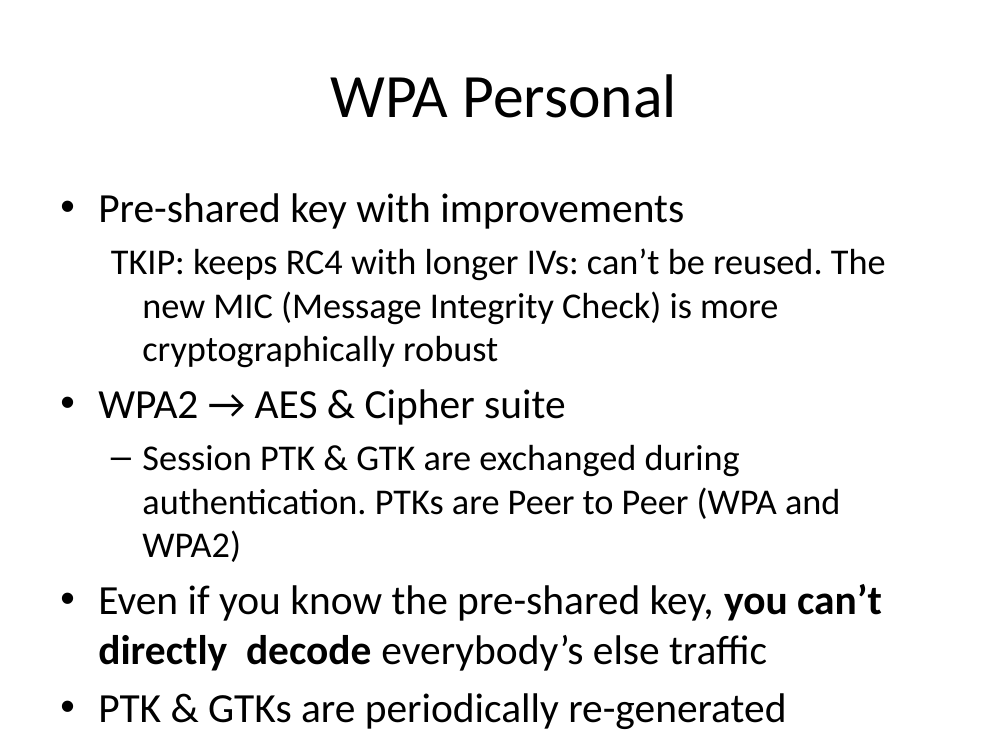
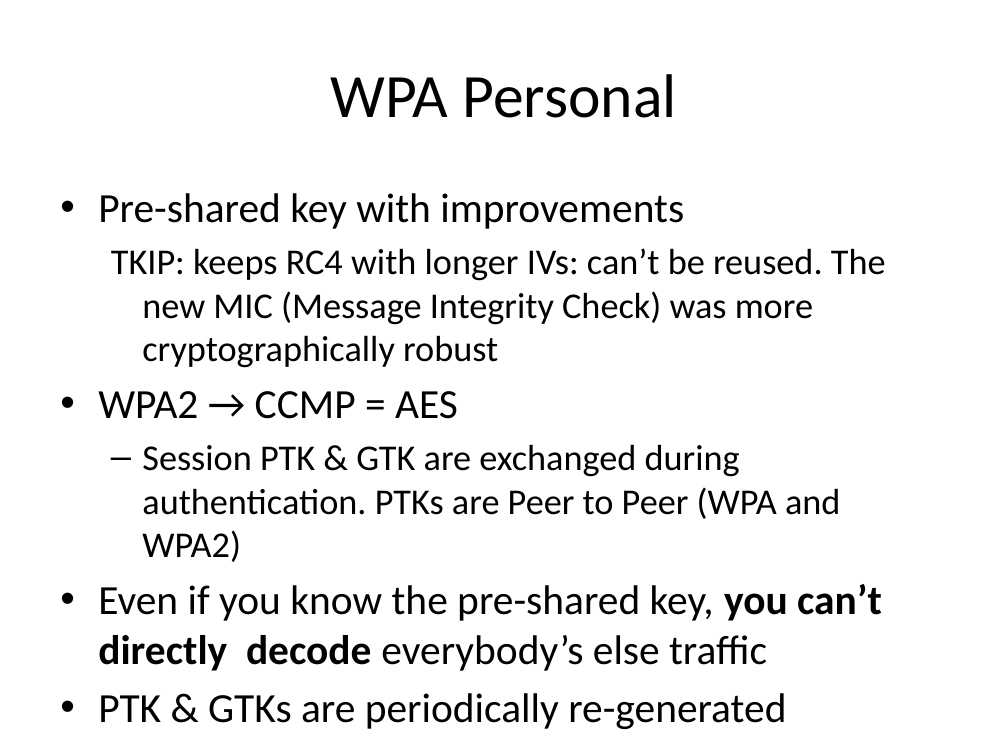
Before and after one commit to DeMaCS-UNICAL/NetworkSecurity, a slide deck: slide 48 of slides/LAYER2-ISSUES.pptx (slide 47 before the commit). Drawn at 1008x756 pixels with LibreOffice and Linux fonts; fonts in the diff are those of the drawing. Boxes give left, top, right and bottom in pixels: in the first picture for what was removed or moved away, otherwise in the second. Text is boxed around its words. In the diff, an @@ line names an element or a change of style, - is before the commit and + after.

Commit message:
new stuff in vpn and L2 slides

```diff
--- a/slides/LAYER2-ISSUES.pptx
+++ b/slides/LAYER2-ISSUES.pptx
@@ text at [98, 248, 886, 419]: text changed @@
-  TKIP: keeps RC4 with longer IVs: can’t be reused. The new MIC (Message Integrity Check) is more cryptographically robust
-• WPA2 → AES & Cipher suite
+  TKIP: keeps RC4 with longer IVs: can’t be reused. The new MIC (Message Integrity Check) was more cryptographically robust
+• WPA2 → CCMP = AES
```
Also in this commit, not shown: 4 other slides changed, 4 slides added.
